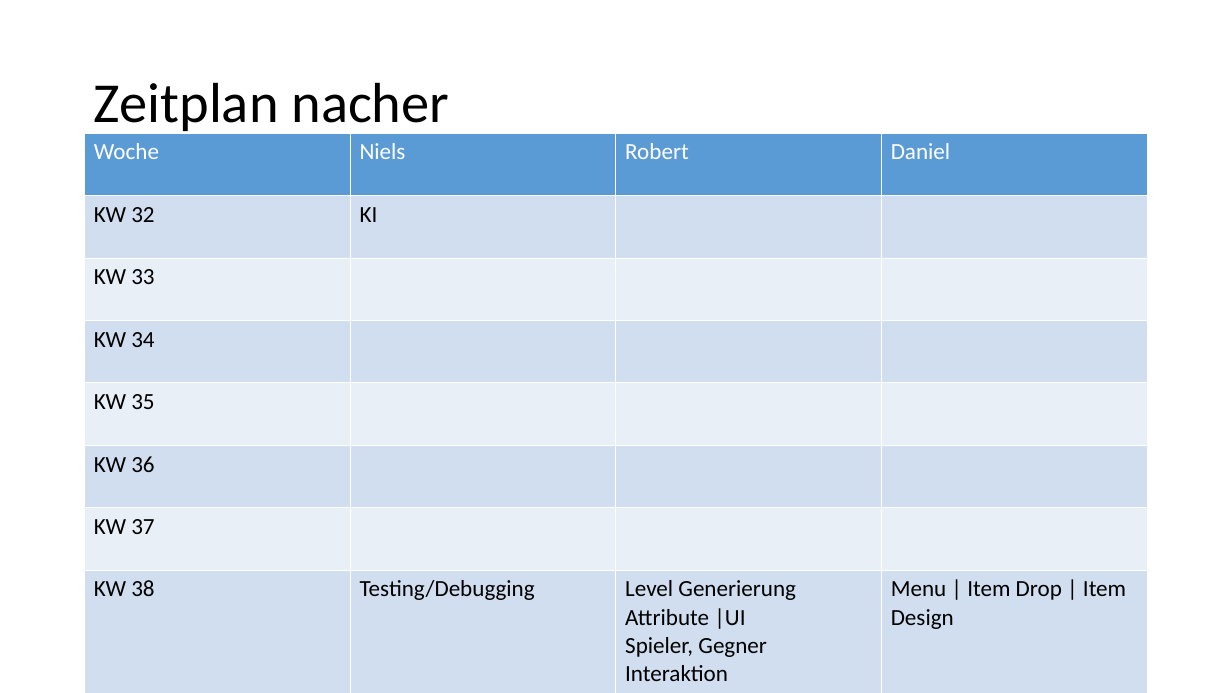
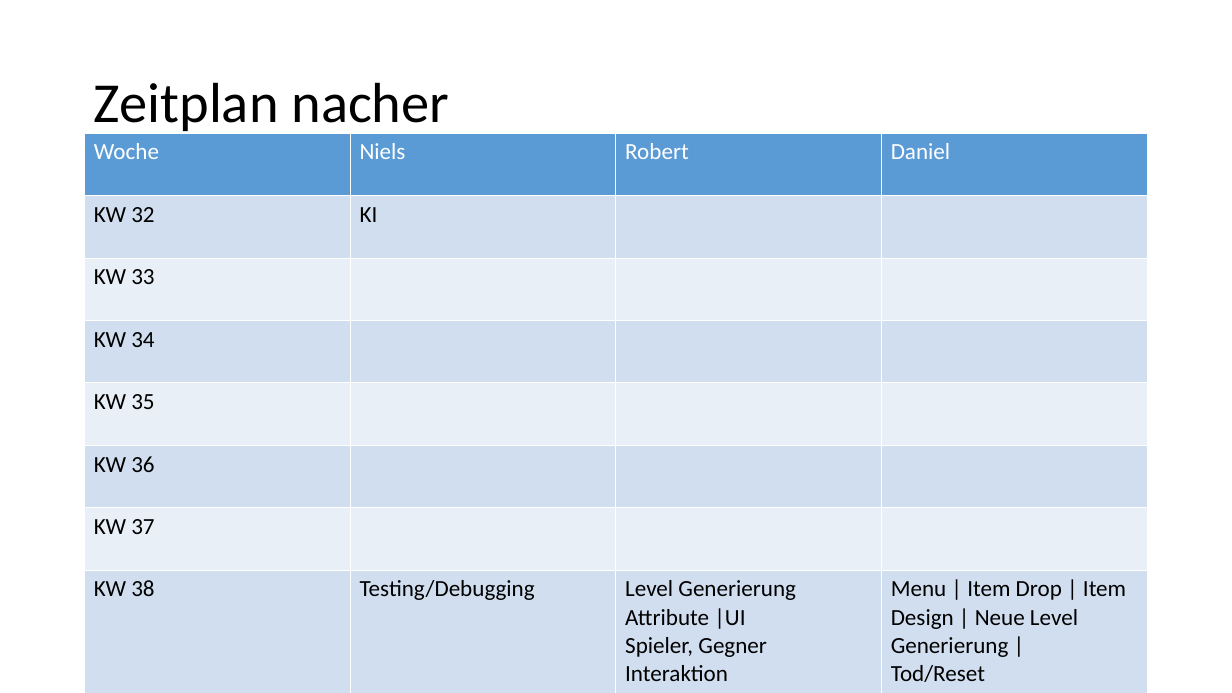
Before and after one commit to nielsq/CreativeNonSense, a slide deck: slide 6 of Anhang.pptx. Drawn at 1232x693 pixels with LibreOffice and Linux fonts; fonts in the diff are those of the drawing. Boxes give left, top, right and bottom in pixels: in the first picture for what was removed or moved away, otherwise in the second. Text is boxed around its words. In the diff, an @@ line names an element or a change of style, - is before the commit and + after.

```diff
--- a/Anhang.pptx
+++ b/Anhang.pptx
@@ table at [85, 133, 1150, 693] @@
-row 8, column 4: Menu | Item Drop | Item Design
+row 8, column 4: Menu | Item Drop | Item Design | Neue Level Generierung | / Tod/Reset
```
Also in this commit, not shown: 3 other slides changed.
